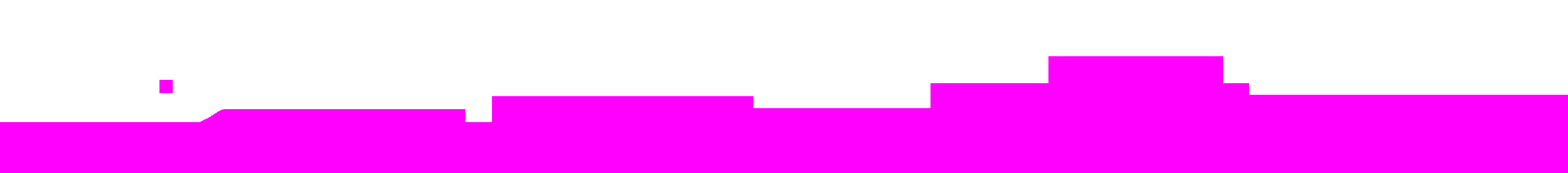
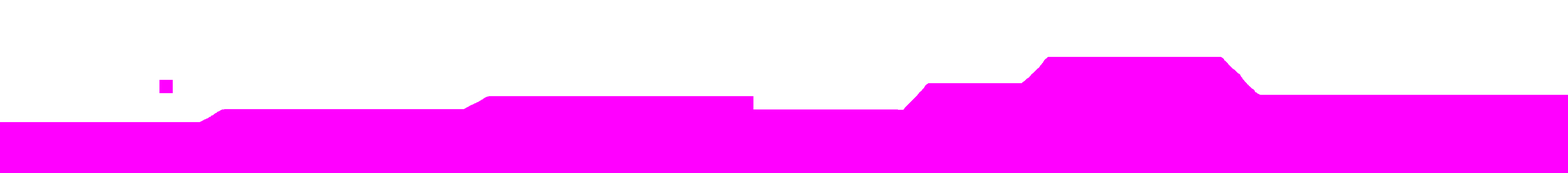
Before/after of a 1568 × 173 layered artwork. What changed in the layer stack:
painted on "레이어 1" over [464, 56, 1261, 122]
